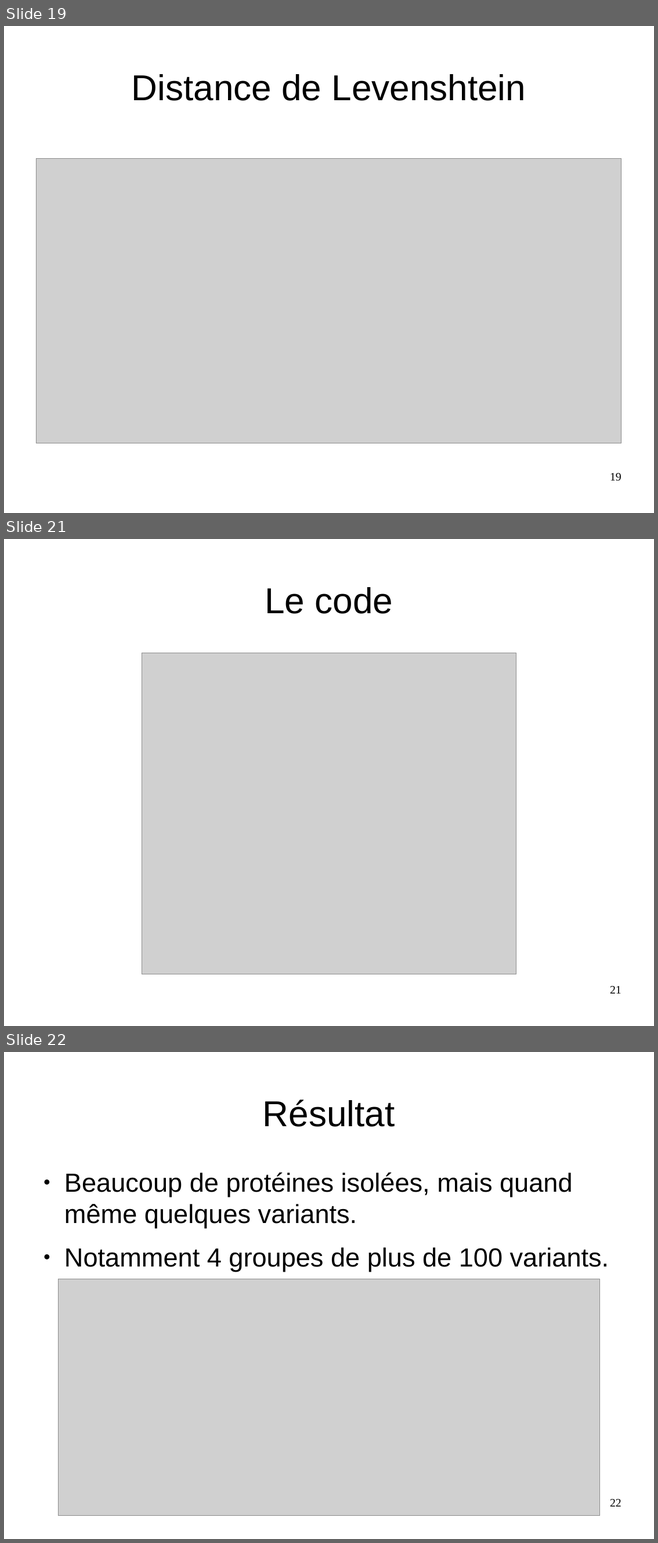
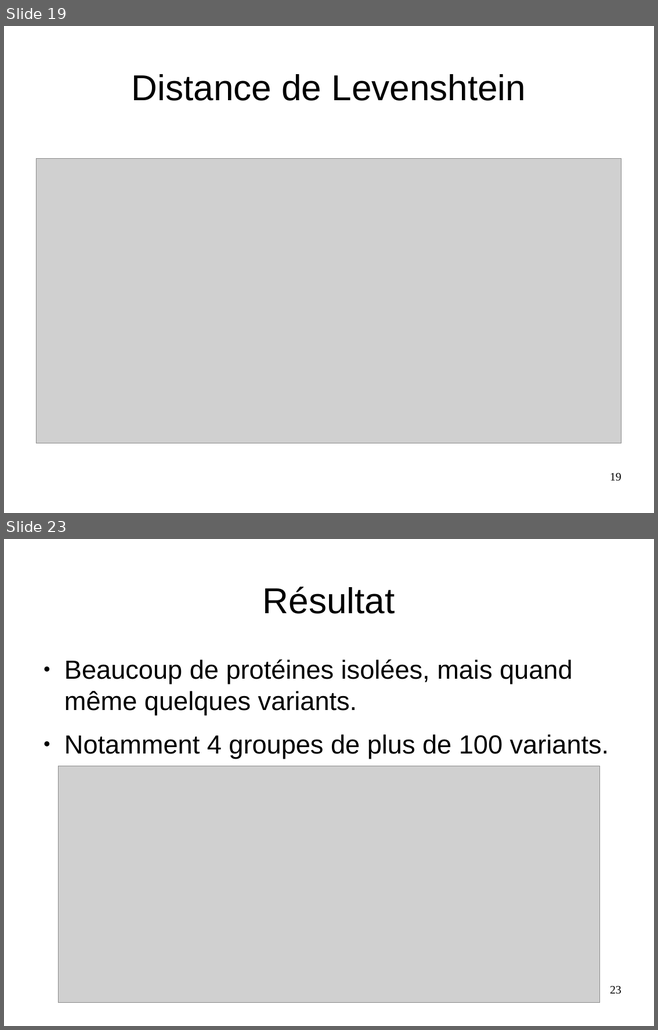
Before and after one commit to MathieuxTony/Projet-8, a slide deck: presentation.odp. Shown one above the other, each under a label of ours: slides 19, 21 and 22 before the commit, slides 19 and 23 after it; the slides between them are not shown. The pictures are 658x1543 and 658x1030 pixels, drawn with LibreOffice and Linux fonts; fonts in the diff are those of the drawing; grey boxes stand for pictures. Boxes give left, top, right and bottom in pixels: in the first picture for what was removed or moved away, otherwise in the second. Text is boxed around its words. In the diff, an @@ line names an element or a change of style, - is before the commit and + after.

```diff
--- a/presentation.odp
+++ b/presentation.odp
@@ slide 21 removed at box(4, 539, 654, 1026), background #FFFFFF @@
@@ title removed at box(264, 587, 393, 614) @@
-Le code
@@ picture removed at box(142, 653, 516, 975) @@
@@ page number removed at box(610, 986, 621, 994) @@
-21
@@ what was slide 22 is now slide 23 @@
@@ page number at box(610, 986, 621, 994): text changed @@
-22
+23
```
Also in this commit, not shown: 2 slides changed, 5 slides added, 2 other files.
